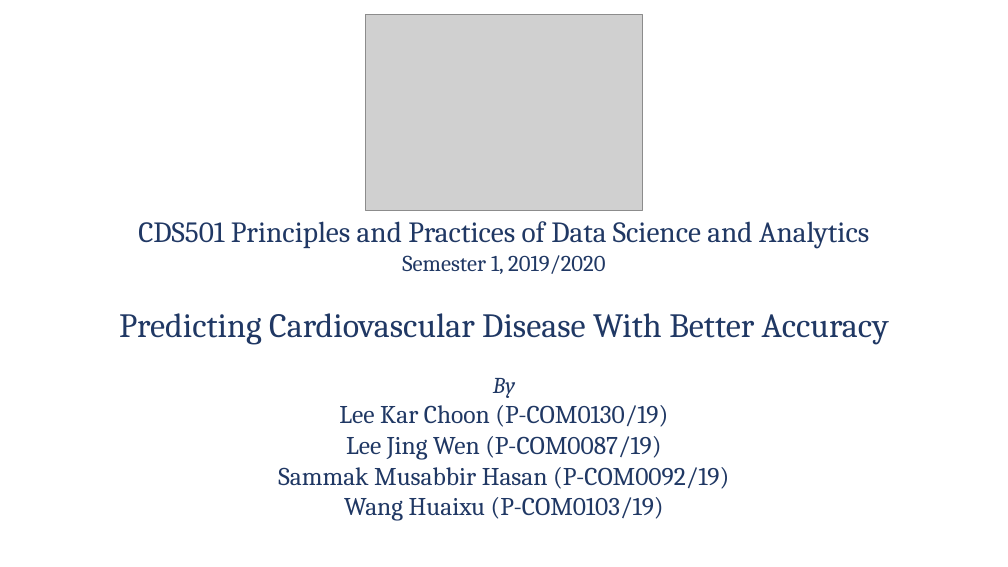
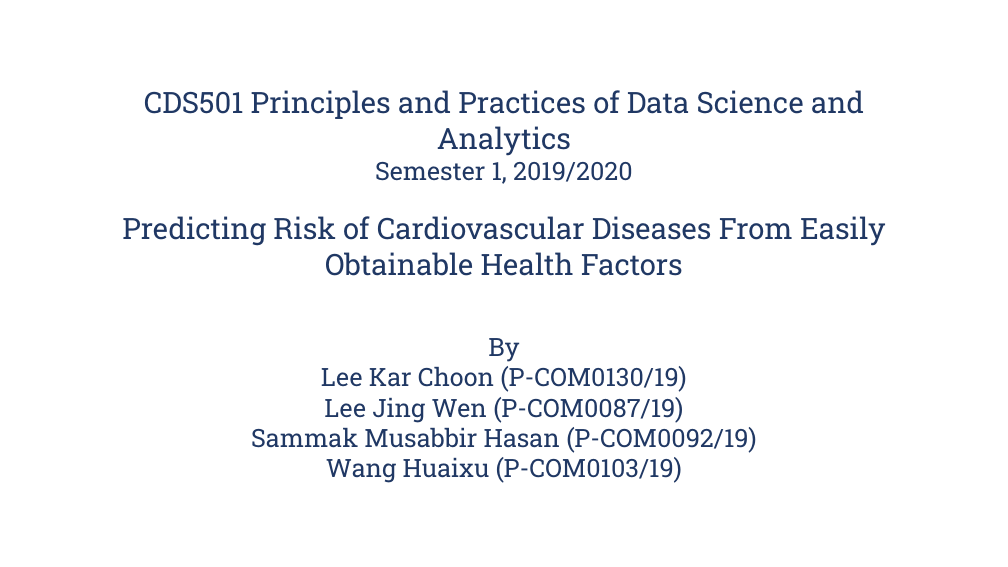
Before and after one commit to Jwen-pg/cds501-predicting-heart-disease, a slide deck: slide 1 of presentation.pptx. Drawn at 1008x567 pixels with LibreOffice and Linux fonts; fonts in the diff are those of the drawing; grey boxes stand for pictures; background and template pictures are left out. Boxes give left, top, right and bottom in pixels: in the first picture for what was removed or moved away, otherwise in the second. Text is boxed around its words. In the diff, an @@ line names an element or a change of style, - is before the commit and + after.

Commit message:
updates presentation

```diff
--- a/presentation.pptx
+++ b/presentation.pptx
@@ picture removed at [365, 14, 644, 210] @@
@@ title "CDS501 Principles and Practices of ..." at [122, 90, 885, 483]: vertical alignment middle to top @@
@@ title at [122, 90, 885, 483]: text changed; size 24.3 to 24 pt; font Cambria to Roboto Slab @@
-CDS501 Principles and Practices of Data Science and Analytics
-Semester 1, 2019/2020
-Predicting Cardiovascular Disease With Better Accuracy
-By
-Lee Kar Choon (P-COM0130/19)
-Lee Jing Wen (P-COM0087/19)
-Sammak Musabbir Hasan (P-COM0092/19)
-Wang Huaixu (P-COM0103/19)
+CDS501 Principles and Practices of Data Science and Analytics
+Semester 1, 2019/2020
+Predicting Risk of Cardiovascular Diseases From Easily Obtainable Health Factors
+By
+Lee Kar Choon (P-COM0130/19)
+Lee Jing Wen (P-COM0087/19)
+Sammak Musabbir Hasan (P-COM0092/19)
+Wang Huaixu (P-COM0103/19)
```
Also in this commit, not shown: 1 other slide changed, 17 slides added, 7 slides removed, 3 other files.
